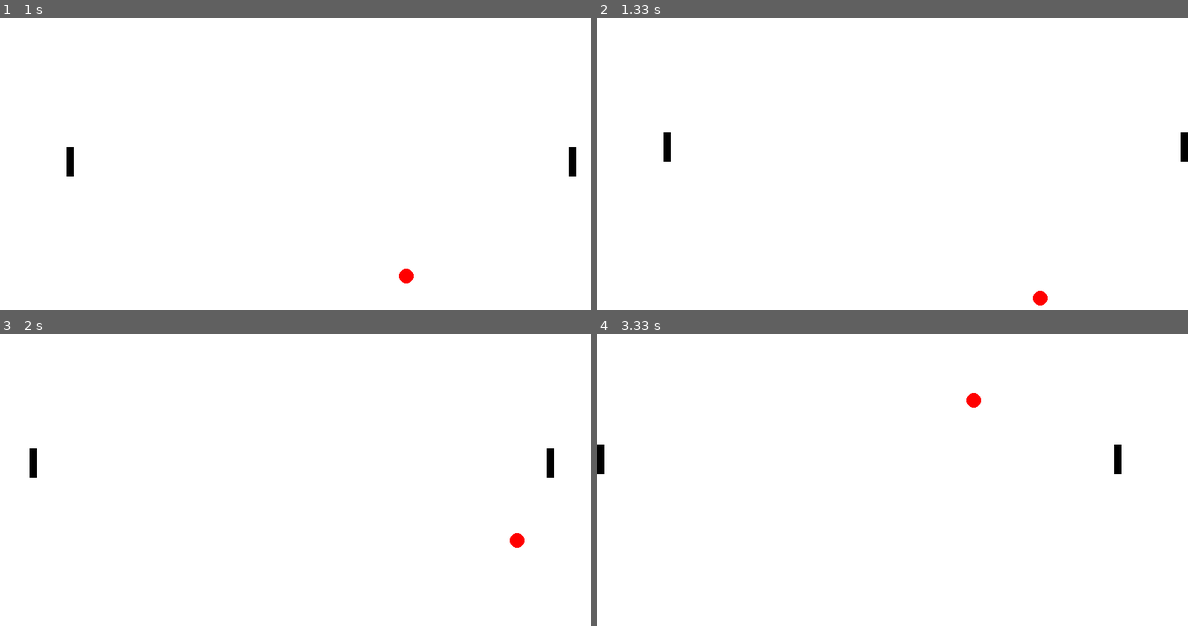
Above: before the commit, frames 1-4 (two rows, left to right).
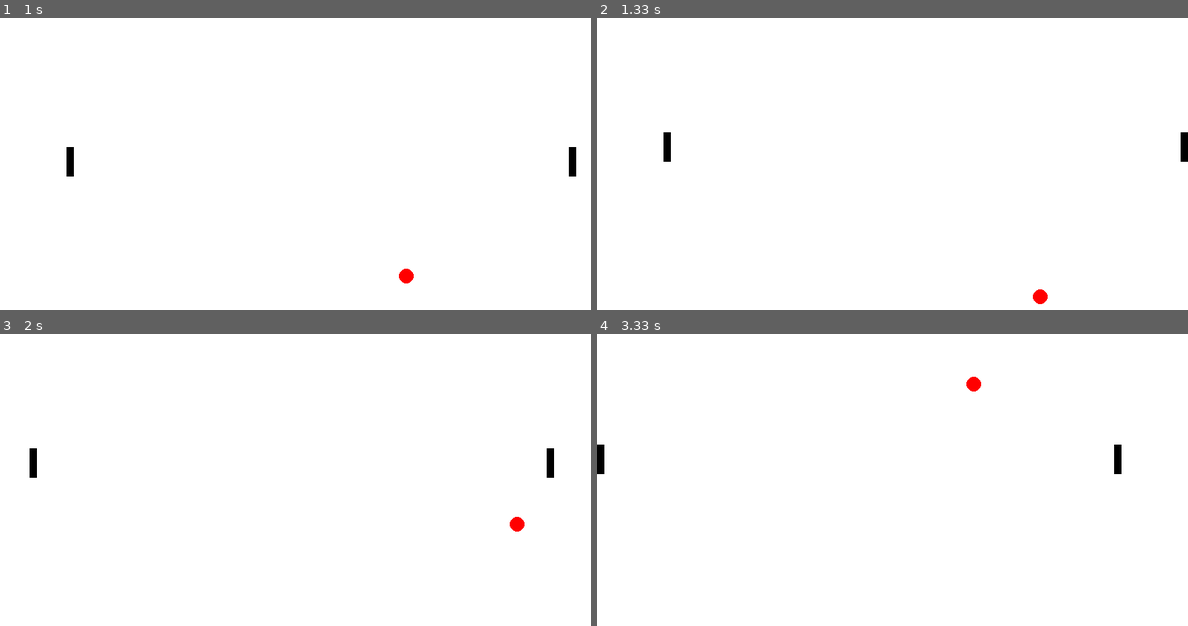
Above: after the commit, the same moments.

Repository: ShreeDesh12/pygame-pingpong
Game: pygame game, started from app.py
Two runs of this game, one before a commit and one after it. Both use one fixed random seed, a clock stepped at 60 frames per second and the inputs below.
Inputs:
- Up to frame 1 (1 s): hold Right 0.33-0.8 s; hold Up from 0.83 s (still down); hold W from 0.83 s (still down)
- Up to frame 2 (1.33 s): release Up at 1.13 s; release W at 1.13 s; hold Right from 1.17 s (still down); hold D from 1.17 s (still down)
- Up to frame 3 (2 s): release Right at 1.63 s; release D at 1.63 s; hold Left from 1.67 s (still down); hold A from 1.67 s (still down)
- Up to frame 4 (3.33 s): release Left at 2.2 s; release A at 2.2 s; hold Down 2.23-2.53 s; hold S 2.23-2.53 s; hold Left 2.57-2.97 s; hold A 2.57-2.97 s; hold Up from 3 s (still down); hold W from 3 s (still down)

Frame 1 is identical in both runs. In frame 2, less than 0.1% of the frame differs, in the area x 73-77%, y 92-99%; in frame 3, 0.2%, in the area x 86-89%, y 62-74%; in frame 4, 0.2%.

Commit message:
Updated max speed

Diff:
--- a/constants/bat.py
+++ b/constants/bat.py
@@ -4,6 +4,8 @@
 class BatSpeed:
     X_SPEED = 5
     Y_SPEED = 5
+    X_MAX_SPEED = 10
+    Y_MAX_SPEED = 10
 
 
 class BatRestrictions:
--- a/objects/ball.py
+++ b/objects/ball.py
@@ -1,6 +1,7 @@
 import pygame
 
 from constants.ball import BallDimensions, BallSpeed
+from constants.bat import BatSpeed
 from constants.common import Colors
 from constants.screen import SCREEN_WIDTH, SCREEN_HEIGHT
 from objects.screen import Screen
@@ -50,17 +51,20 @@
 
     def hit_horizontal_wall(self):
         self.__y_speed = -self.__y_speed
+        self.__y_speed = self.__y_speed + 1 if self.__y_speed > 0 else self.__y_speed - 1
 
-    def hit_veritical_wall(self):
-        print("direction updated")
+    def hit_vertical_wall(self):
         self.__x_speed = -self.__x_speed
+        if self.__x_speed > 0:
+            self.__x_speed = max(self.__x_speed + 1, BatSpeed.X_MAX_SPEED)
+        else:
+            self.__x_speed = min(self.__x_speed - 1, -BatSpeed.X_MAX_SPEED)
 
     def __validate_obstacle(self):
         boundary = self.get_boundary()
         screen_height, screen_width = self.__screen.get_screen_dimensions()
         if boundary["start_x"] <= 0 or boundary["end_x"] >= screen_width:
 
-            print(f"screen boundary reached: {boundary['start_x']} {boundary['end_x']}")
             self.__x_axis_loc = screen_width // 2
             self.__y_axis_loc = screen_height // 2
 
--- a/objects/bat.py
+++ b/objects/bat.py
@@ -139,4 +139,4 @@
                 self.__x_axis_loc+self.__rect_width<ball_boundary['x_loc']<self.__max_x_axis)
 
         if abs_dist_x <= self._ball_x_hit and abs_dist_y <= self._ball_y_hit and not (is_no_hit_zone):
-            self.__ball.hit_veritical_wall()
+            self.__ball.hit_vertical_wall()
